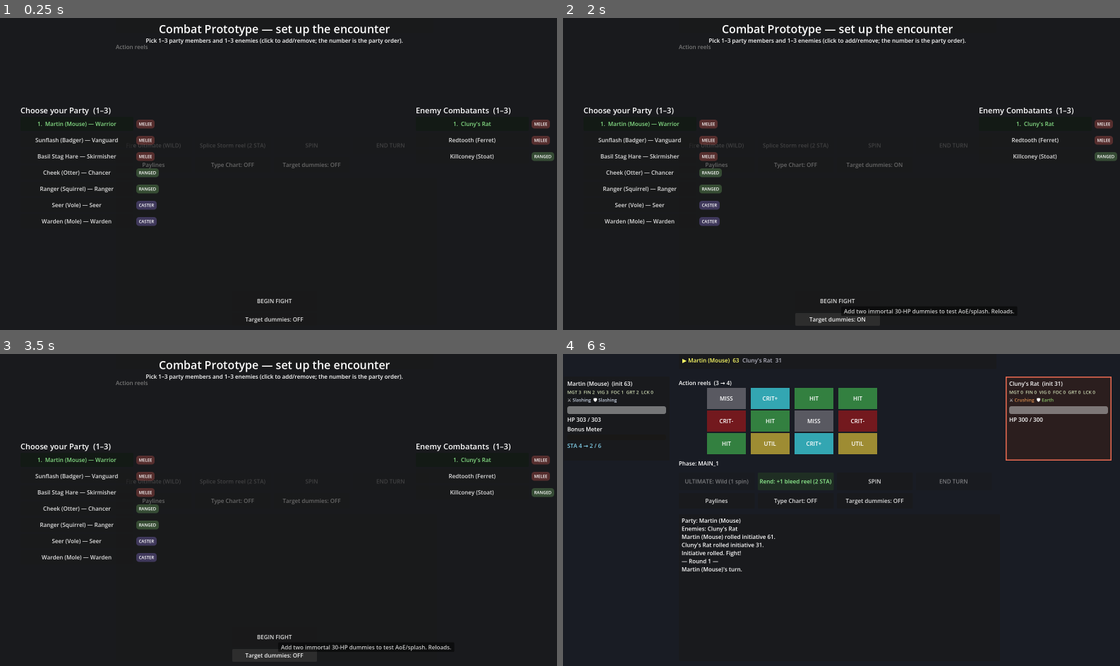
Above: before the commit, frames 1-4 (two rows, left to right).
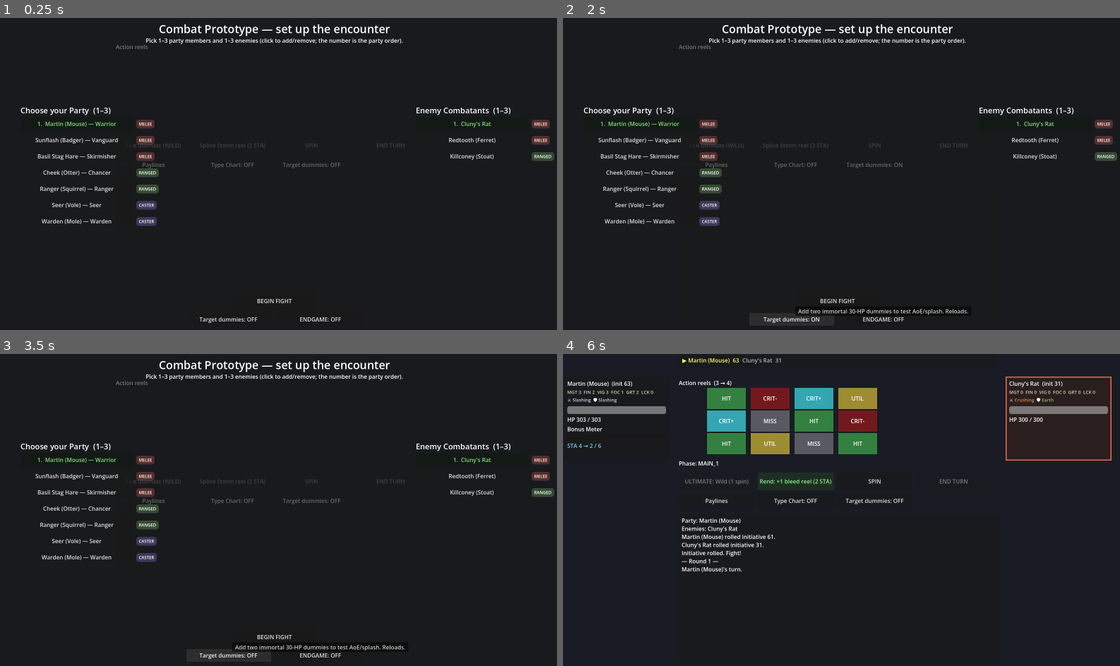
Above: after the commit, the same moments.

Repository: djkipyaboy/bunnies
Game: Godot game, scene res://combat/combat.tscn
The game is run twice, just before and just after one commit, with the same random seed, the same clock (stepped at 60 frames per second) and the same inputs.
Inputs (mouse positions are in pixels of both pictures, inside the frame that each line leads up to):
- Up to frame 1 (0.25 s): no input
- Up to frame 2 (2 s): click "Target dummies: OFF" at 0.5 s; click "Target dummies: OFF" at 1.25 s
- Up to frame 3 (3.5 s): click "Target dummies: ON" at 2 s; click "Target dummies: ON" at 2.75 s
- Up to frame 4 (6 s): click (886, 656) at 3.5 s, where only the run after the commit has a clickable "ENDGAME: OFF"; click (886, 656) at 4.25 s, where only the run after the commit has a clickable "ENDGAME: ON"; click "BEGIN FIGHT" at 5 s; click "Rend: +1 bleed reel (2 STA)" at 5.75 s

The runs differ from the first frame. In frame 1, 0.2% of the frame differs, in the area x 35-62%, y 95-98%; in frame 2, 0.6%; in frame 3, 0.6%; in frame 4, 4.2%, in the area x 25-57%, y 10-33%.

Commit message:
feat(ui): add ENDGAME toggle — spawns PCs at level 9 with every ability unlocked
Co-Authored-By: Claude Sonnet 5 <noreply@anthropic.com>
Claude-Session: https://claude.ai/code/session_011rgKf92w6XscNLApxaXecz

Diff:
--- a/combat/combat.gd
+++ b/combat/combat.gd
@@ -61,6 +61,12 @@
 static var _dummies_enabled: bool = false
 var _dummies: Array[Combatant] = []
 var _dummy_toggle_button: Button
+
+## Playtest toggle (Task 32 / spec 2026-07-01 §5): when on, every spawned PC is built at level 9
+## instead of the default 1, so all 4 abilities (L5/L7/L9) + the Ultimate are simultaneously
+## unlocked/selectable for exercising a class's full kit. STATIC for the same reason as
+## _dummies_enabled — survives reload_current_scene().
+static var _endgame_enabled: bool = false
 
 var _attacker: Combatant
 var _defender: Combatant
@@ -115,7 +121,10 @@
 	# weapon, defense, meter, resources, and the Main-1 base ability. Gear is deferred.
 	_pcs.clear()
 	for id: StringName in _pc_class_ids:
-		_pcs.append(ClassLibrary.make(id).build_combatant(true))
+		var pc: Combatant = ClassLibrary.make(id).build_combatant(true)
+		if _endgame_enabled:
+			pc.level = 9
+		_pcs.append(pc)
 	# Enemy party (§5.1): one Combatant per selected enemy id, in selection order.
 	_enemies.clear()
 	for id: StringName in _enemy_ids:
@@ -541,14 +550,25 @@
 		EnemyLibrary.IDS, _enemy_ids, 3, enemy_label, update_begin,
 		_enemy_select_tooltip, func(id: StringName) -> StringName: return EnemyLibrary.role(id))
 
-	# Dummy toggle (permanent testing aid) near BEGIN.
+	# Dummy toggle (permanent testing aid) near BEGIN. Sits to the LEFT of center; the ENDGAME
+	# toggle mirrors it to the RIGHT so both fit on one row without overlapping BEGIN FIGHT above.
 	var dummy_btn := Button.new()
 	dummy_btn.text = "Target dummies: %s" % ("ON" if _dummies_enabled else "OFF")
-	dummy_btn.position = Vector2((view.x - 240.0) * 0.5, view.y - 48.0)
+	dummy_btn.position = Vector2((view.x * 0.5) - 250.0, view.y - 48.0)
 	dummy_btn.custom_minimum_size = Vector2(240, 36)
 	dummy_btn.tooltip_text = "Add two immortal 30-HP dummies to test AoE/splash. Reloads."
 	dummy_btn.pressed.connect(_on_dummy_toggle_pressed)
 	_start_overlay.add_child(dummy_btn)
+
+	# ENDGAME toggle (playtest aid, spec 2026-07-01 §5): spawns PCs at level 9 so all 4 abilities +
+	# the Ultimate are unlocked for testing the full kit.
+	var endgame_btn := Button.new()
+	endgame_btn.text = "ENDGAME: %s" % ("ON" if _endgame_enabled else "OFF")
+	endgame_btn.position = Vector2((view.x * 0.5) + 10.0, view.y - 48.0)
+	endgame_btn.custom_minimum_size = Vector2(240, 36)
+	endgame_btn.tooltip_text = "Spawn PCs at level 9 — unlocks every L5/L7/L9 ability + the Ultimate."
+	endgame_btn.pressed.connect(_on_endgame_toggle_pressed)
+	_start_overlay.add_child(endgame_btn)
 
 	update_begin.call()
 
@@ -889,6 +909,11 @@
 ## Flips the target-dummy toggle and reloads so the scenario rebuilds with/without the dummies.
 func _on_dummy_toggle_pressed() -> void:
 	_dummies_enabled = not _dummies_enabled
+	get_tree().reload_current_scene()
+
+## Flips the ENDGAME toggle and reloads so the scenario rebuilds PCs at level 9 (or back to 1).
+func _on_endgame_toggle_pressed() -> void:
+	_endgame_enabled = not _endgame_enabled
 	get_tree().reload_current_scene()
 
 func _on_phase_changed(phase: PhaseManager.Phase) -> void:
--- /dev/null
+++ b/tests/test_endgame_level.gd
@@ -0,0 +1,16 @@
+extends SceneTree
+
+## Regression check for the ENDGAME playtest toggle (Task 32): spawning a Combatant at level 9
+## must unlock every one of its class's extra_abilities (L5/L7/L9 kit, Tasks 11-31). Pure logic —
+## exercises Combatant.level + unlocked_extra_abilities() (Task 2), not the UI toggle itself.
+
+func _check(cond: bool, label: String) -> void:
+	print(("ok " if cond else "FAIL ") + label)
+
+func _init() -> void:
+	for id in ClassLibrary.IDS:
+		var cc: CharacterClass = ClassLibrary.make(id)
+		var c: Combatant = cc.build_combatant(true)
+		c.level = 9
+		_check(c.unlocked_extra_abilities().size() == cc.extra_abilities.size(), "%s: level 9 unlocks all extra_abilities" % id)
+	quit()
